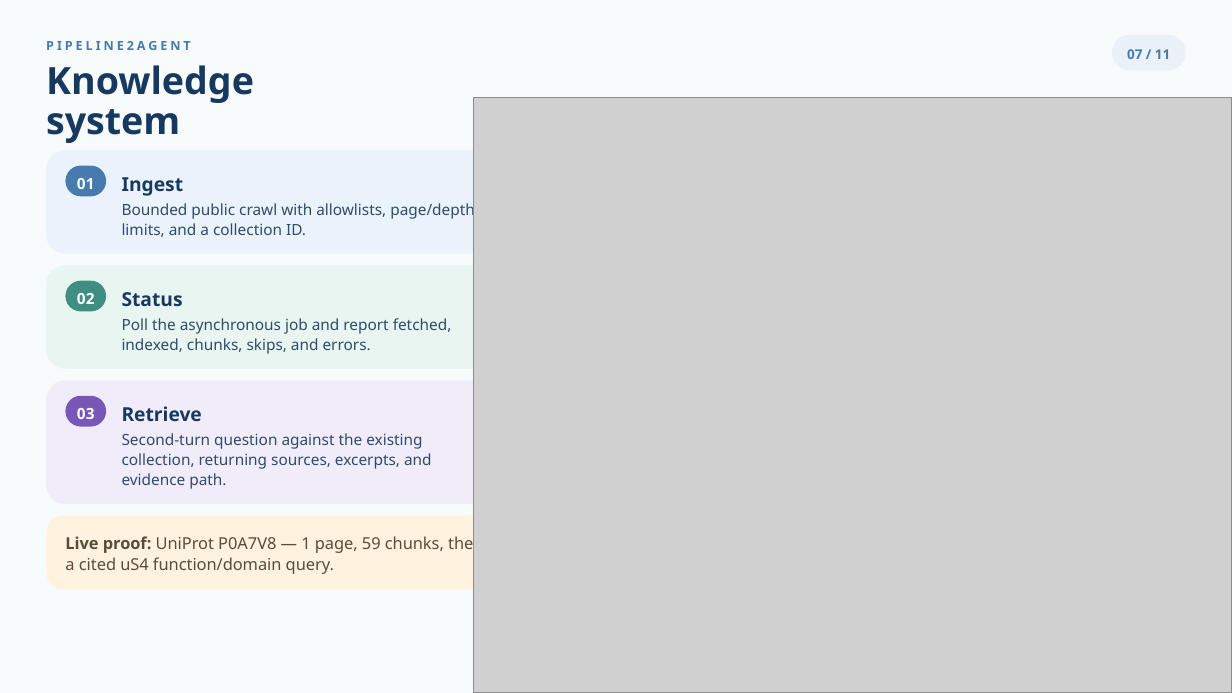
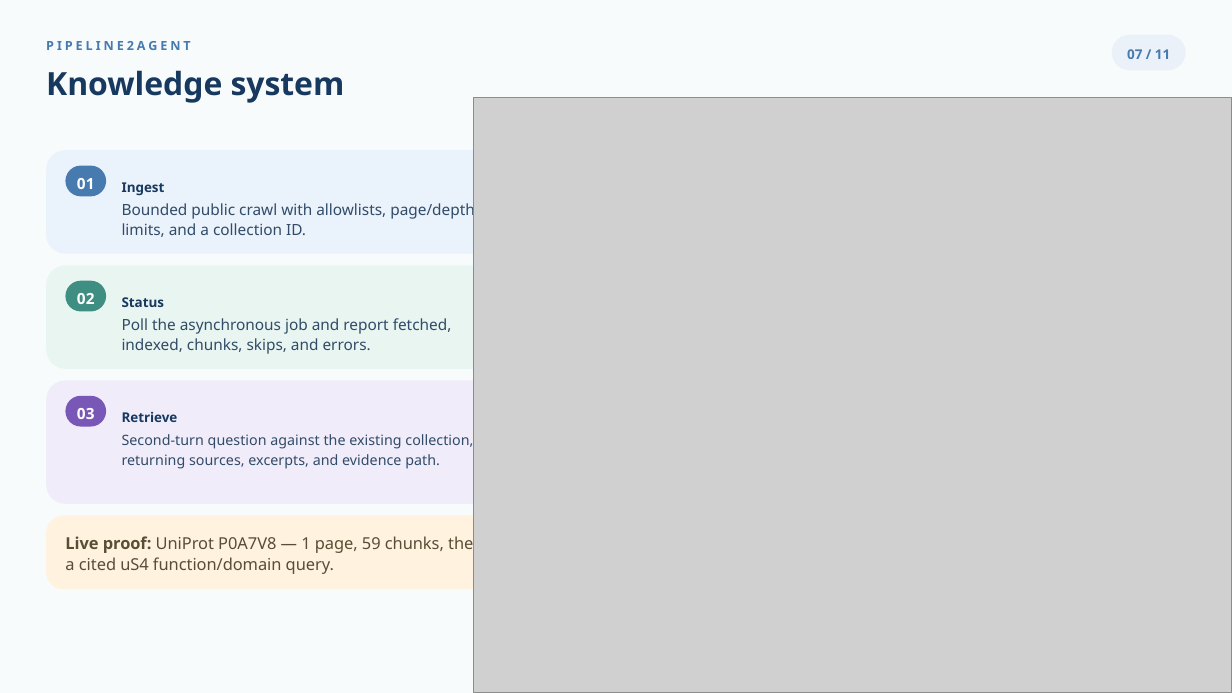
Before and after one commit to ai2lifescience/BioAgent, a slide deck: slide 8 of docs/project_intro/pipeline_agent_introduction.pptx (slide 7 before the commit). Drawn at 1232x693 pixels with LibreOffice and Linux fonts; fonts in the diff are those of the drawing; grey boxes stand for pictures. Boxes give left, top, right and bottom in pixels: in the first picture for what was removed or moved away, otherwise in the second. Text is boxed around its words. In the diff, an @@ line names an element or a change of style, - is before the commit and + after.

```diff
--- a/docs/project_intro/pipeline_agent_introduction.pptx
+++ b/docs/project_intro/pipeline_agent_introduction.pptx
@@ text "Knowledge system" at [46, 70, 345, 103]: size 29.2 to 24.9 pt @@
@@ size 15 to 10.5 pt in 3 elements at [122, 182, 165, 196], [122, 297, 165, 307], [122, 412, 178, 422] @@
@@ text "Second-turn question against the existing ..." at [122, 434, 473, 469]: size 12 to 11.1 pt @@
```
Also in this commit, not shown: 10 other slides changed, 1 slide added, 1 other file.
